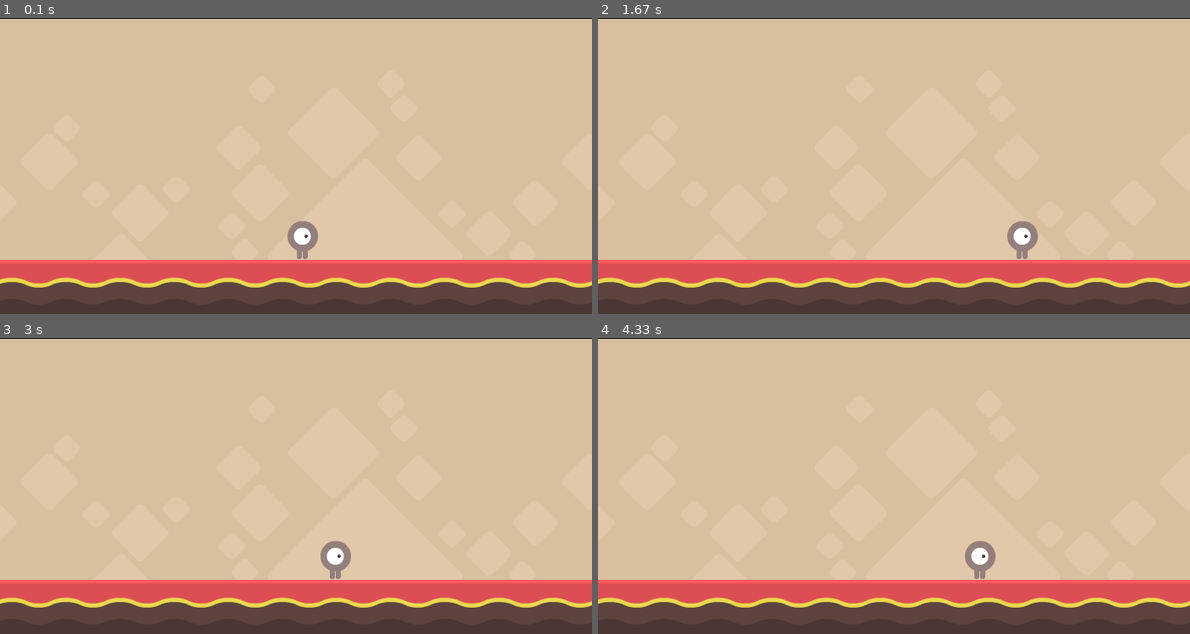
Above: before the commit, frames 1-4 (two rows, left to right).
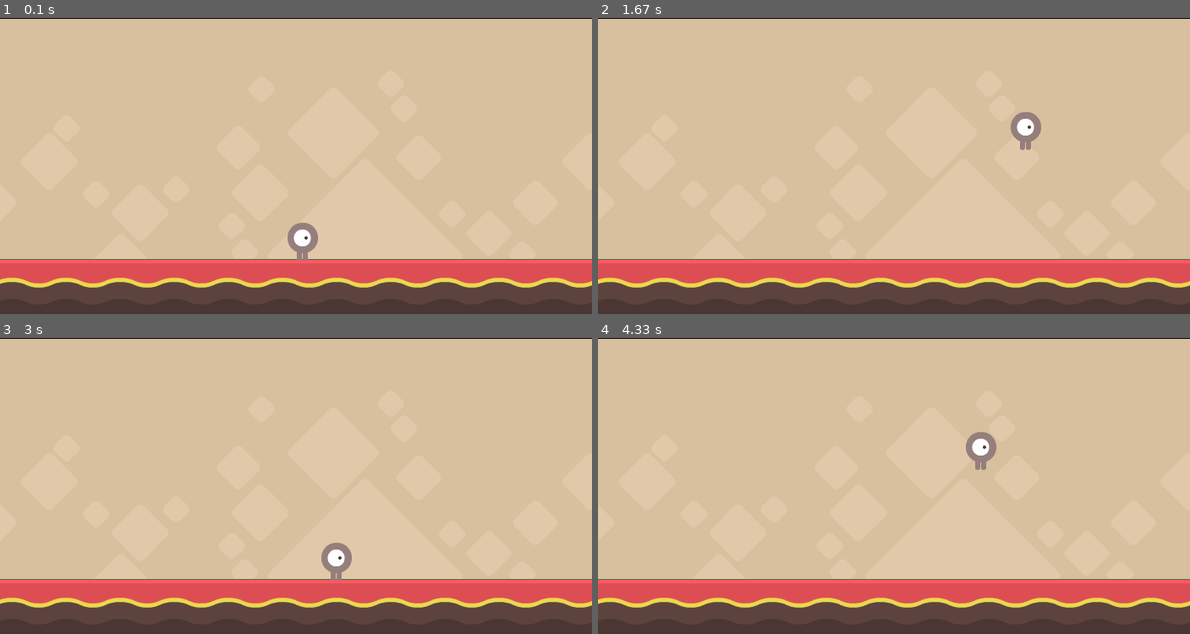
Above: after the commit, the same moments.

Repository: shakori999/games
Game: pygame game, started from PYGAME/RPG/RPG.py
Same seed, same stepped clock (60 frames per second), same inputs: the game is played once before the commit and once after it.
Inputs:
- Up to frame 1 (0.1 s): no input
- Up to frame 2 (1.67 s): tap Space at 0.33, 0.73, 1.03, 1.23, 1.53 s; hold Right 0.67-1.13 s; hold Right 1.17-1.63 s
- Up to frame 3 (3 s): hold Left 1.67-2.2 s; tap Space at 1.73, 2.03, 2.3, 2.6, 2.73 s; hold Left 2.23-2.63 s; hold Right from 2.67 s (still down)
- Up to frame 4 (4.33 s): tap Space at 3.03, 3.4, 3.7, 3.9, 4.2 s; release Right at 3.3 s; hold Left 3.33-3.8 s; hold Right 3.83-4.3 s

The runs differ from the first frame. In frame 1, 0.4% of the frame differs, in the area x 0-100%, y 68-82%; in frame 2, 1.2%, in the area x 0-100%, y 31-82%; in frame 3, 0.4%; in frame 4, 1.2%.

Commit message:
handle the gravity and jumping

Diff:
--- a/PYGAME/RPG/RPG.py
+++ b/PYGAME/RPG/RPG.py
@@ -34,8 +34,8 @@
 class Ground(pygame.sprite.Sprite):
     def __init__(self):
         super().__init__()
-        self.image = pygame.image.load("BG/ground.png")
-        self.rect = self.image.get_rect(center = (350, 150))
+        self.image = pygame.image.load("BG/bgtrue.png")
+        self.rect = self.image.get_rect(center = (350, 317))
     def render(self):
         screen.blit(self.image, (self.rect.x, self.rect.y))
 
@@ -43,18 +43,24 @@
     def __init__(self):
         super().__init__()
         self.image = pygame.image.load("BG/playerGrey_walk1.png")
-        self.rect = self.image.get_rect(center = (350, 150))
+        self.rect = self.image.get_rect()
 
         #position and direction
         self.vx = 0
         self.pos = vec((340, 240))
         self.vel = vec(0,0)
         self.acc = vec(0,0)
-        self.direction = "Right"
-    def render(self):
-        screen.blit(self.image, (self.pos.x, self.pos.y))
+        self.direction = "RIGHT"
+
+        #Movement
+        self.jumping = False
 
     def move(self):
+
+        #keep a constant acceleration of 0.5 in the downwa
+        self.acc = vec(0, 0.5)
+
+        #Will set running to False if the player has slower
         if abs(self.vel.x) > 0.3:
             self.running = True
         else:
@@ -79,7 +85,8 @@
             self.pos.x = 0
         if self.pos.x < 0:
             self.pos.x = w
-        self.rect.midbottom = self.pos
+
+        self.rect.topleft = self.pos
 
     def update(self):
         pass
@@ -88,8 +95,26 @@
         pass
 
     def jump(self):
-        pass
+        self.rect.x += 1
 
+        hits = pygame.sprite.spritecollide(self , ground_group, False)
+
+        self.rect.x -= 1
+
+        if hits and not self.jumping:
+            self.jumping = True
+            self.vel.y = -12
+
+
+    def gravity_check(self):
+        hits = pygame.sprite.spritecollide(player1, ground_group, False)
+        if self.vel.y > 0:
+            if hits:
+                lowest = hits[0]
+                if self.pos.y < lowest.rect.bottom:
+                    self.pos.y = lowest.rect.top - self.rect.height + 1
+                    self.vel.y = 0
+                    self.jumping = False
 
 
 class Enemy(pygame.sprite.Sprite):
@@ -98,6 +123,9 @@
 
 background = Background()
 ground = Ground()
+ground_group = pygame.sprite.Group()
+ground_group.add(ground)
+
 player1 = Player()
 
 while True:
@@ -108,11 +136,15 @@
         if event.type == pygame.MOUSEBUTTONDOWN:
             pass
         if event.type == pygame.KEYDOWN:
-            pass
+            if event.key == pygame.K_SPACE:
+                player1.jump()
 
     background.render()
     ground.render()
     player1.move()
-    player1.render()
+    screen.blit(player1.image, player1.rect)
+
+    player1.gravity_check()
+
     pygame.display.update()
     fps_clock.tick(fps)
Binary file added: PYGAME/RPG/BG/bgtrue.png
